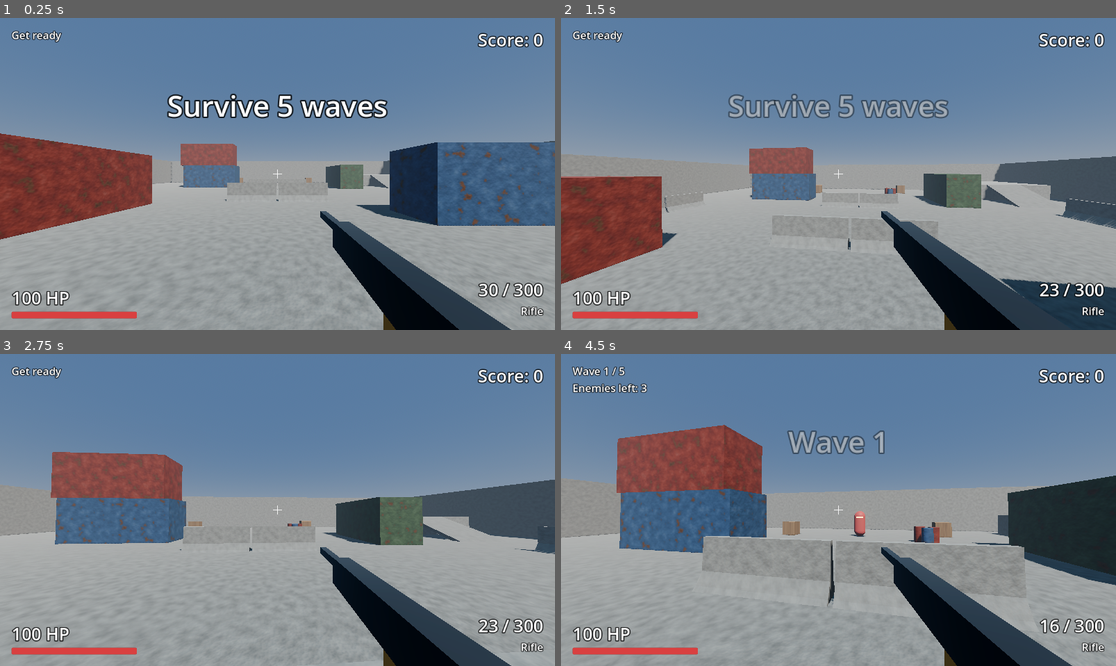
Above: before the commit, frames 1-4 (two rows, left to right).
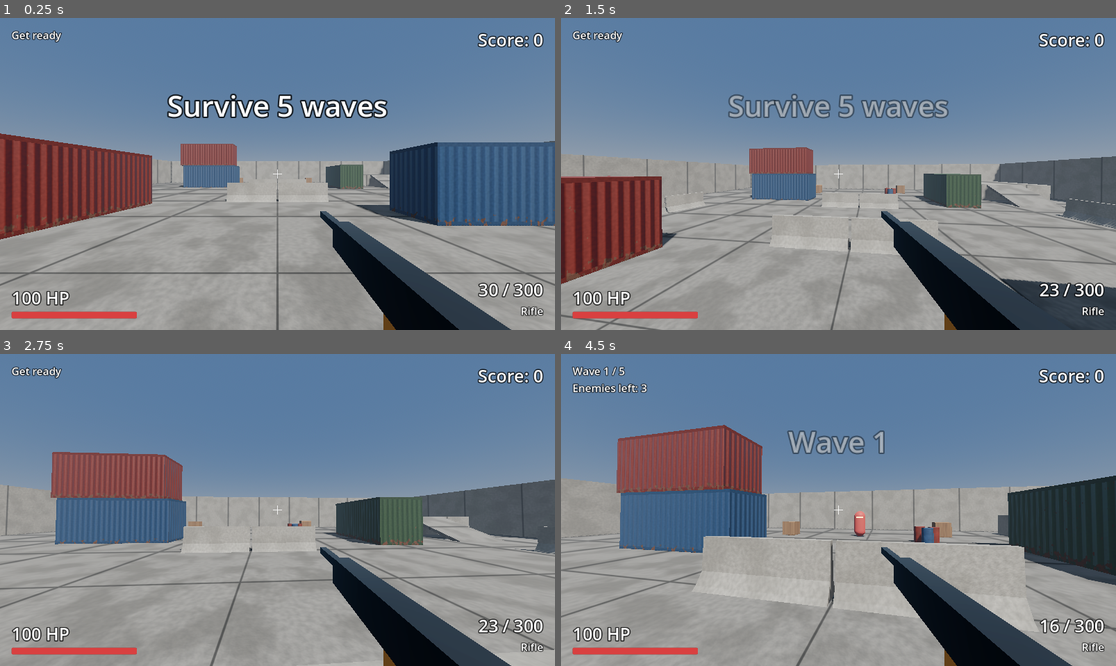
Above: after the commit, the same moments.

Repository: rynxnet/IST-ClubFallGame
Game: Godot game, scene res://scenes/main.tscn
Two runs of this game, one before a commit and one after it. Both use one fixed random seed, a clock stepped at 60 frames per second and the inputs below.
Inputs (mouse positions are in pixels of both pictures, inside the frame that each line leads up to):
- Up to frame 1 (0.25 s): no input
- Up to frame 2 (1.5 s): tap Enter at 0.5 s; move the mouse to (866, 174) at 0.52 s; press the mouse at (866, 174) at 0.53 s; hold W (move_forward) from 0.53 s (still down); tap Space (jump) at 0.77 s; move the mouse to (810, 174) at 1.27 s; release the mouse at (810, 174) at 1.28 s; tap Shift (sprint) at 1.35 s
- Up to frame 3 (2.75 s): keep holding W (move_forward); tap Space (jump) at 1.52 s; move the mouse to (288, 503) at 2.02 s; hold Mouse wheel down (weapon_next) from 2.03 s (still down)
- Up to frame 4 (4.5 s): keep holding W (move_forward); move the mouse to (832, 516) at 2.77 s; release Mouse wheel down (weapon_next) at 2.78 s; tap Mouse wheel up (weapon_prev) at 2.85 s; tap Space (jump) at 3.02, 3.77 s; move the mouse to (877, 513) at 3.52 s; press the mouse at (877, 513) at 3.53 s; move the mouse to (794, 506) at 4.27 s; release the mouse at (794, 506) at 4.28 s; tap Shift (sprint) at 4.35 s

The runs differ from the first frame. In frame 1, 6.7% of the frame differs, in the area x 0-100%, y 37-100%; in frame 2, 6.5%; in frame 3, 4.6%; in frame 4, 8.8%, in the area x 0-100%, y 22-100%.

Commit message:
Concrete and corrugated-steel shaders for the yard
The noise-only materials read as smudges at a distance. Two small
shaders give the yard its real-world cues: concrete with fine grain,
large stains and saw-cut joints (floor slabs, precast wall seams), and
shipping-container steel with corrugated ribs, rails, and rust streaks
pooling at the base. Drums get plain painted steel; barriers get clean
jointless concrete. Ambient light is less sky-blue in shadow.

Co-Authored-By: Claude Opus 5.5 <noreply@anthropic.com>
Claude-Session: https://claude.ai/code/session_01KSrrXJgrBuMUYUwe6hachZ

Diff:
--- /dev/null
+++ b/resources/materials/concrete.gdshader
@@ -0,0 +1,69 @@
+// World-space concrete: fine grain and large stains from one noise texture, plus optional
+// saw-cut joints. World-space so any box size tiles at the same real-world density.
+shader_type spatial;
+
+uniform vec4 base_color : source_color = vec4(0.45, 0.44, 0.42, 1.0);
+uniform vec4 stain_color : source_color = vec4(0.31, 0.3, 0.28, 1.0);
+uniform sampler2D noise_tex : hint_default_white, filter_linear_mipmap_anisotropic, repeat_enable;
+uniform sampler2D normal_tex : hint_normal, filter_linear_mipmap_anisotropic, repeat_enable;
+// Texture repeats per metre.
+uniform float grain_scale = 0.6;
+uniform float stain_scale = 0.06;
+uniform float stain_strength : hint_range(0.0, 1.0) = 0.55;
+uniform float normal_strength = 0.3;
+// Metres between joints along the two in-plane axes (horizontal, then vertical/depth). 0 = none.
+uniform vec2 joint_spacing = vec2(4.0, 4.0);
+uniform float joint_width = 0.008;
+uniform float roughness_base : hint_range(0.0, 1.0) = 0.9;
+
+varying vec3 world_pos;
+varying vec3 world_normal;
+
+void vertex() {
+	world_pos = (MODEL_MATRIX * vec4(VERTEX, 1.0)).xyz;
+	world_normal = normalize((MODEL_MATRIX * vec4(NORMAL, 0.0)).xyz);
+}
+
+float joint_mask(float coord, float spacing) {
+	if (spacing <= 0.0) {
+		return 0.0;
+	}
+	float dist = abs(fract(coord / spacing + 0.5) - 0.5) * spacing;
+	float aa = fwidth(coord) * 1.5;
+	return 1.0 - smoothstep(joint_width, joint_width + aa, dist);
+}
+
+void fragment() {
+	vec3 n = abs(world_normal);
+	vec2 uv;
+	vec3 tangent;
+	vec3 bitangent;
+	if (n.y >= n.x && n.y >= n.z) {
+		uv = world_pos.xz;
+		tangent = vec3(1.0, 0.0, 0.0);
+		bitangent = vec3(0.0, 0.0, 1.0);
+	} else if (n.x >= n.z) {
+		uv = world_pos.zy;
+		tangent = vec3(0.0, 0.0, 1.0);
+		bitangent = vec3(0.0, 1.0, 0.0);
+	} else {
+		uv = world_pos.xy;
+		tangent = vec3(1.0, 0.0, 0.0);
+		bitangent = vec3(0.0, 1.0, 0.0);
+	}
+
+	float grain = texture(noise_tex, uv * grain_scale).r;
+	float stain = smoothstep(0.35, 0.75, texture(noise_tex, uv * stain_scale + vec2(0.37, 0.71)).r);
+	vec3 albedo = base_color.rgb * mix(0.86, 1.12, grain);
+	albedo = mix(albedo, stain_color.rgb, stain * stain_strength);
+
+	float joints = max(joint_mask(uv.x, joint_spacing.x), joint_mask(uv.y, joint_spacing.y));
+	albedo *= 1.0 - 0.55 * joints;
+
+	vec3 nt = texture(normal_tex, uv * grain_scale).xyz * 2.0 - 1.0;
+	vec3 nw = normalize(world_normal + (tangent * nt.x + bitangent * nt.y) * normal_strength);
+	NORMAL = normalize((VIEW_MATRIX * vec4(nw, 0.0)).xyz);
+
+	ALBEDO = albedo;
+	ROUGHNESS = clamp(roughness_base + (grain - 0.5) * 0.1 + joints * 0.1, 0.0, 1.0);
+}
--- /dev/null
+++ b/resources/materials/concrete_barrier.tres
@@ -0,0 +1,20 @@
+[gd_resource type="ShaderMaterial" load_steps=4 format=3]
+
+[ext_resource type="Shader" path="res://resources/materials/concrete.gdshader" id="1_8qdre"]
+[ext_resource type="Texture2D" path="res://resources/materials/noise_grey.tres" id="2_yk6c3"]
+[ext_resource type="Texture2D" path="res://resources/materials/noise_normal.tres" id="3_rnang"]
+
+[resource]
+render_priority = 0
+shader = ExtResource("1_8qdre")
+shader_parameter/base_color = Color(0.6, 0.59, 0.56, 1)
+shader_parameter/stain_color = Color(0.42, 0.41, 0.38, 1)
+shader_parameter/noise_tex = ExtResource("2_yk6c3")
+shader_parameter/normal_tex = ExtResource("3_rnang")
+shader_parameter/grain_scale = 0.9
+shader_parameter/stain_scale = null
+shader_parameter/stain_strength = 0.35
+shader_parameter/normal_strength = null
+shader_parameter/joint_spacing = Vector2(0, 0)
+shader_parameter/joint_width = null
+shader_parameter/roughness_base = null
--- a/resources/materials/concrete_floor.tres
+++ b/resources/materials/concrete_floor.tres
@@ -1,37 +1,20 @@
-[gd_resource type="StandardMaterial3D" load_steps=6 format=3]
+[gd_resource type="ShaderMaterial" load_steps=4 format=3]
 
-[sub_resource type="Gradient" id="Gradient_6jasu"]
-offsets = PackedFloat32Array(0, 0.4, 0.7, 1)
-colors = PackedColorArray(0.34, 0.335, 0.32, 1, 0.42, 0.41, 0.39, 1, 0.46, 0.45, 0.43, 1, 0.51, 0.5, 0.47, 1)
-
-[sub_resource type="FastNoiseLite" id="FastNoiseLite_qmvsy"]
-seed = 11
-frequency = 0.02
-
-[sub_resource type="NoiseTexture2D" id="NoiseTexture2D_iy7mb"]
-seamless = true
-color_ramp = SubResource("Gradient_6jasu")
-noise = SubResource("FastNoiseLite_qmvsy")
-
-[sub_resource type="FastNoiseLite" id="FastNoiseLite_6b6uc"]
-noise_type = 2
-seed = 12
-frequency = 0.08
-fractal_octaves = 2
-
-[sub_resource type="NoiseTexture2D" id="NoiseTexture2D_1a1wc"]
-seamless = true
-as_normal_map = true
-bump_strength = 6.0
-noise = SubResource("FastNoiseLite_6b6uc")
+[ext_resource type="Shader" path="res://resources/materials/concrete.gdshader" id="1_6b6uc"]
+[ext_resource type="Texture2D" path="res://resources/materials/noise_grey.tres" id="2_1a1wc"]
+[ext_resource type="Texture2D" path="res://resources/materials/noise_normal.tres" id="3_4b76x"]
 
 [resource]
-albedo_texture = SubResource("NoiseTexture2D_iy7mb")
-roughness = 0.92
-normal_enabled = true
-normal_scale = 0.6
-normal_texture = SubResource("NoiseTexture2D_1a1wc")
-uv1_scale = Vector3(0.35, 0.35, 0.35)
-uv1_triplanar = true
-uv1_world_triplanar = true
-texture_filter = 5
+render_priority = 0
+shader = ExtResource("1_6b6uc")
+shader_parameter/base_color = Color(0.46, 0.45, 0.43, 1)
+shader_parameter/stain_color = Color(0.3, 0.29, 0.27, 1)
+shader_parameter/noise_tex = ExtResource("2_1a1wc")
+shader_parameter/normal_tex = ExtResource("3_4b76x")
+shader_parameter/grain_scale = null
+shader_parameter/stain_scale = null
+shader_parameter/stain_strength = null
+shader_parameter/normal_strength = null
+shader_parameter/joint_spacing = Vector2(4, 4)
+shader_parameter/joint_width = null
+shader_parameter/roughness_base = null
--- a/resources/materials/concrete_wall.tres
+++ b/resources/materials/concrete_wall.tres
@@ -1,36 +1,20 @@
-[gd_resource type="StandardMaterial3D" load_steps=6 format=3]
+[gd_resource type="ShaderMaterial" load_steps=4 format=3]
 
-[sub_resource type="Gradient" id="Gradient_rtdry"]
-offsets = PackedFloat32Array(0, 0.5, 1)
-colors = PackedColorArray(0.42, 0.41, 0.39, 1, 0.5, 0.49, 0.47, 1, 0.56, 0.55, 0.52, 1)
-
-[sub_resource type="FastNoiseLite" id="FastNoiseLite_ecy5u"]
-seed = 21
-frequency = 0.018
-
-[sub_resource type="NoiseTexture2D" id="NoiseTexture2D_666vo"]
-seamless = true
-color_ramp = SubResource("Gradient_rtdry")
-noise = SubResource("FastNoiseLite_ecy5u")
-
-[sub_resource type="FastNoiseLite" id="FastNoiseLite_tbg80"]
-seed = 22
-frequency = 0.06
-fractal_octaves = 3
-
-[sub_resource type="NoiseTexture2D" id="NoiseTexture2D_33tal"]
-seamless = true
-as_normal_map = true
-bump_strength = 4.0
-noise = SubResource("FastNoiseLite_tbg80")
+[ext_resource type="Shader" path="res://resources/materials/concrete.gdshader" id="1_tbg80"]
+[ext_resource type="Texture2D" path="res://resources/materials/noise_grey.tres" id="2_33tal"]
+[ext_resource type="Texture2D" path="res://resources/materials/noise_normal.tres" id="3_ubmaa"]
 
 [resource]
-albedo_texture = SubResource("NoiseTexture2D_666vo")
-roughness = 0.88
-normal_enabled = true
-normal_scale = 0.4
-normal_texture = SubResource("NoiseTexture2D_33tal")
-uv1_scale = Vector3(0.4, 0.4, 0.4)
-uv1_triplanar = true
-uv1_world_triplanar = true
-texture_filter = 5
+render_priority = 0
+shader = ExtResource("1_tbg80")
+shader_parameter/base_color = Color(0.55, 0.54, 0.51, 1)
+shader_parameter/stain_color = Color(0.4, 0.39, 0.36, 1)
+shader_parameter/noise_tex = ExtResource("2_33tal")
+shader_parameter/normal_tex = ExtResource("3_ubmaa")
+shader_parameter/grain_scale = null
+shader_parameter/stain_scale = null
+shader_parameter/stain_strength = 0.4
+shader_parameter/normal_strength = null
+shader_parameter/joint_spacing = Vector2(4, 0)
+shader_parameter/joint_width = 0.012
+shader_parameter/roughness_base = null
--- /dev/null
+++ b/resources/materials/container.gdshader
@@ -0,0 +1,60 @@
+// Painted corrugated steel for shipping containers, computed in the box's local space so it
+// works on a plain CSGBox3D in either orientation. Ribs run vertically on the walls.
+shader_type spatial;
+
+uniform vec4 paint_color : source_color = vec4(0.12, 0.25, 0.42, 1.0);
+uniform vec4 rust_color : source_color = vec4(0.33, 0.17, 0.08, 1.0);
+uniform sampler2D noise_tex : hint_default_white, filter_linear_mipmap_anisotropic, repeat_enable;
+uniform float rust_amount : hint_range(0.0, 1.0) = 0.22;
+// Metres per corrugation and how strongly the ribs tilt the lighting.
+uniform float rib_pitch = 0.28;
+uniform float rib_depth = 0.55;
+// Box half-height, used to place the top and bottom rails.
+uniform float half_height = 1.295;
+uniform float rail_size = 0.13;
+
+varying vec3 local_pos;
+varying vec3 local_normal;
+
+void vertex() {
+	local_pos = VERTEX;
+	local_normal = NORMAL;
+}
+
+void fragment() {
+	vec3 n = abs(local_normal);
+	bool wall = n.y < 0.5;
+	bool rail = wall && abs(local_pos.y) > half_height - rail_size;
+
+	float u = n.z > n.x ? local_pos.x : local_pos.z;
+	vec3 u_axis = n.z > n.x ? vec3(1.0, 0.0, 0.0) : vec3(0.0, 0.0, 1.0);
+	vec2 uv = wall ? vec2(u, local_pos.y) : local_pos.xz;
+
+	float phase = fract(u / rib_pitch);
+	// Fade the ribs out where they'd shimmer (fewer than ~3 pixels per rib).
+	float fade = 1.0 - smoothstep(0.25, 0.7, fwidth(u) / rib_pitch);
+	float rib_on = (wall && !rail) ? fade : 0.0;
+	float slope = clamp(sin(phase * TAU) * 2.0, -1.0, 1.0) * rib_on;
+	float trough = (0.5 + 0.5 * cos(phase * TAU)) * rib_on;
+
+	float fine = texture(noise_tex, uv * 0.9).r;
+	vec3 paint = paint_color.rgb * mix(0.9, 1.08, fine) * (1.0 - 0.1 * trough);
+	if (rail) {
+		paint *= 0.82;
+	}
+
+	// Patches, plus streaks that run down from the top and pool near the bottom rail.
+	float patches = texture(noise_tex, uv * 0.35 + vec2(0.13, 0.57)).r;
+	float streaks = texture(noise_tex, vec2(uv.x * 1.6, uv.y * 0.12) + vec2(0.61, 0.29)).r;
+	float bottom = 1.0 - smoothstep(-half_height, -half_height + 0.6, local_pos.y);
+	float rust_level = patches * 0.6 + streaks * 0.4 + bottom * 0.25;
+	float rust = smoothstep(1.0 - rust_amount, 1.0 - rust_amount + 0.07, rust_level);
+	vec3 albedo = mix(paint, rust_color.rgb * mix(0.8, 1.15, fine), rust);
+
+	vec3 u_view = normalize((VIEW_MATRIX * MODEL_MATRIX * vec4(u_axis, 0.0)).xyz);
+	NORMAL = normalize(NORMAL - u_view * slope * rib_depth);
+
+	ALBEDO = albedo;
+	METALLIC = mix(0.25, 0.0, rust);
+	ROUGHNESS = mix(0.5, 0.88, rust) + (fine - 0.5) * 0.08;
+}
--- a/resources/materials/container_blue.tres
+++ b/resources/materials/container_blue.tres
@@ -1,39 +1,16 @@
-[gd_resource type="StandardMaterial3D" load_steps=6 format=3]
+[gd_resource type="ShaderMaterial" load_steps=3 format=3]
 
-[sub_resource type="Gradient" id="Gradient_a1n74"]
-offsets = PackedFloat32Array(0, 0.18, 0.26, 0.7, 1)
-colors = PackedColorArray(0.25, 0.13, 0.07, 1, 0.38, 0.2, 0.1, 1, 0.1, 0.22, 0.38, 1, 0.14, 0.28, 0.46, 1, 0.226, 0.352, 0.514, 1)
-
-[sub_resource type="FastNoiseLite" id="FastNoiseLite_ddpje"]
-seed = 41
-frequency = 0.012
-fractal_octaves = 6
-
-[sub_resource type="NoiseTexture2D" id="NoiseTexture2D_yvdkb"]
-seamless = true
-color_ramp = SubResource("Gradient_a1n74")
-noise = SubResource("FastNoiseLite_ddpje")
-
-[sub_resource type="FastNoiseLite" id="FastNoiseLite_jcmnn"]
-noise_type = 2
-seed = 42
-frequency = 0.05
-fractal_octaves = 2
-
-[sub_resource type="NoiseTexture2D" id="NoiseTexture2D_iadft"]
-seamless = true
-as_normal_map = true
-bump_strength = 3.0
-noise = SubResource("FastNoiseLite_jcmnn")
+[ext_resource type="Shader" path="res://resources/materials/container.gdshader" id="1_yvdkb"]
+[ext_resource type="Texture2D" path="res://resources/materials/noise_grey.tres" id="2_jcmnn"]
 
 [resource]
-albedo_texture = SubResource("NoiseTexture2D_yvdkb")
-metallic = 0.35
-roughness = 0.55
-normal_enabled = true
-normal_scale = 0.5
-normal_texture = SubResource("NoiseTexture2D_iadft")
-uv1_scale = Vector3(0.3, 0.3, 0.3)
-uv1_triplanar = true
-uv1_world_triplanar = true
-texture_filter = 5
+render_priority = 0
+shader = ExtResource("1_yvdkb")
+shader_parameter/paint_color = Color(0.11, 0.24, 0.42, 1)
+shader_parameter/rust_color = null
+shader_parameter/noise_tex = ExtResource("2_jcmnn")
+shader_parameter/rust_amount = 0.2
+shader_parameter/rib_pitch = null
+shader_parameter/rib_depth = null
+shader_parameter/half_height = null
+shader_parameter/rail_size = null
--- a/resources/materials/container_green.tres
+++ b/resources/materials/container_green.tres
@@ -1,39 +1,16 @@
-[gd_resource type="StandardMaterial3D" load_steps=6 format=3]
+[gd_resource type="ShaderMaterial" load_steps=3 format=3]
 
-[sub_resource type="Gradient" id="Gradient_ha0ry"]
-offsets = PackedFloat32Array(0, 0.18, 0.26, 0.7, 1)
-colors = PackedColorArray(0.25, 0.13, 0.07, 1, 0.38, 0.2, 0.1, 1, 0.16, 0.26, 0.16, 1, 0.22, 0.33, 0.2, 1, 0.298, 0.397, 0.28, 1)
-
-[sub_resource type="FastNoiseLite" id="FastNoiseLite_gt2q0"]
-seed = 61
-frequency = 0.012
-fractal_octaves = 6
-
-[sub_resource type="NoiseTexture2D" id="NoiseTexture2D_5y0hp"]
-seamless = true
-color_ramp = SubResource("Gradient_ha0ry")
-noise = SubResource("FastNoiseLite_gt2q0")
-
-[sub_resource type="FastNoiseLite" id="FastNoiseLite_0tkqe"]
-noise_type = 2
-seed = 62
-frequency = 0.05
-fractal_octaves = 2
-
-[sub_resource type="NoiseTexture2D" id="NoiseTexture2D_08174"]
-seamless = true
-as_normal_map = true
-bump_strength = 3.0
-noise = SubResource("FastNoiseLite_0tkqe")
+[ext_resource type="Shader" path="res://resources/materials/container.gdshader" id="1_5y0hp"]
+[ext_resource type="Texture2D" path="res://resources/materials/noise_grey.tres" id="2_0tkqe"]
 
 [resource]
-albedo_texture = SubResource("NoiseTexture2D_5y0hp")
-metallic = 0.35
-roughness = 0.55
-normal_enabled = true
-normal_scale = 0.5
-normal_texture = SubResource("NoiseTexture2D_08174")
-uv1_scale = Vector3(0.3, 0.3, 0.3)
-uv1_triplanar = true
-uv1_world_triplanar = true
-texture_filter = 5
+render_priority = 0
+shader = ExtResource("1_5y0hp")
+shader_parameter/paint_color = Color(0.17, 0.28, 0.17, 1)
+shader_parameter/rust_color = null
+shader_parameter/noise_tex = ExtResource("2_0tkqe")
+shader_parameter/rust_amount = 0.3
+shader_parameter/rib_pitch = null
+shader_parameter/rib_depth = null
+shader_parameter/half_height = null
+shader_parameter/rail_size = null
--- a/resources/materials/container_red.tres
+++ b/resources/materials/container_red.tres
@@ -1,39 +1,16 @@
-[gd_resource type="StandardMaterial3D" load_steps=6 format=3]
+[gd_resource type="ShaderMaterial" load_steps=3 format=3]
 
-[sub_resource type="Gradient" id="Gradient_aabll"]
-offsets = PackedFloat32Array(0, 0.18, 0.26, 0.7, 1)
-colors = PackedColorArray(0.25, 0.13, 0.07, 1, 0.38, 0.2, 0.1, 1, 0.42, 0.1, 0.07, 1, 0.55, 0.14, 0.09, 1, 0.595, 0.226, 0.181, 1)
-
-[sub_resource type="FastNoiseLite" id="FastNoiseLite_qyesk"]
-seed = 51
-frequency = 0.012
-fractal_octaves = 6
-
-[sub_resource type="NoiseTexture2D" id="NoiseTexture2D_a6tir"]
-seamless = true
-color_ramp = SubResource("Gradient_aabll")
-noise = SubResource("FastNoiseLite_qyesk")
-
-[sub_resource type="FastNoiseLite" id="FastNoiseLite_oq8sv"]
-noise_type = 2
-seed = 52
-frequency = 0.05
-fractal_octaves = 2
-
-[sub_resource type="NoiseTexture2D" id="NoiseTexture2D_3kcxw"]
-seamless = true
-as_normal_map = true
-bump_strength = 3.0
-noise = SubResource("FastNoiseLite_oq8sv")
+[ext_resource type="Shader" path="res://resources/materials/container.gdshader" id="1_a6tir"]
+[ext_resource type="Texture2D" path="res://resources/materials/noise_grey.tres" id="2_oq8sv"]
 
 [resource]
-albedo_texture = SubResource("NoiseTexture2D_a6tir")
-metallic = 0.35
-roughness = 0.55
-normal_enabled = true
-normal_scale = 0.5
-normal_texture = SubResource("NoiseTexture2D_3kcxw")
-uv1_scale = Vector3(0.3, 0.3, 0.3)
-uv1_triplanar = true
-uv1_world_triplanar = true
-texture_filter = 5
+render_priority = 0
+shader = ExtResource("1_a6tir")
+shader_parameter/paint_color = Color(0.45, 0.1, 0.07, 1)
+shader_parameter/rust_color = null
+shader_parameter/noise_tex = ExtResource("2_oq8sv")
+shader_parameter/rust_amount = 0.26
+shader_parameter/rib_pitch = null
+shader_parameter/rib_depth = null
+shader_parameter/half_height = null
+shader_parameter/rail_size = null
--- /dev/null
+++ b/resources/materials/noise_grey.tres
@@ -0,0 +1,9 @@
+[gd_resource type="NoiseTexture2D" load_steps=2 format=3]
+
+[sub_resource type="FastNoiseLite" id="FastNoiseLite_7f8am"]
+seed = 7
+frequency = 0.02
+
+[resource]
+seamless = true
+noise = SubResource("FastNoiseLite_7f8am")
--- /dev/null
+++ b/resources/materials/noise_normal.tres
@@ -0,0 +1,13 @@
+[gd_resource type="NoiseTexture2D" load_steps=2 format=3]
+
+[sub_resource type="FastNoiseLite" id="FastNoiseLite_0kug7"]
+noise_type = 2
+seed = 8
+frequency = 0.08
+fractal_octaves = 2
+
+[resource]
+seamless = true
+as_normal_map = true
+bump_strength = 6.0
+noise = SubResource("FastNoiseLite_0kug7")
--- /dev/null
+++ b/resources/materials/painted_metal_blue.tres
@@ -0,0 +1,23 @@
+[gd_resource type="StandardMaterial3D" load_steps=4 format=3]
+
+[sub_resource type="Gradient" id="Gradient_jrbgy"]
+offsets = PackedFloat32Array(0, 0.18, 0.26, 0.7, 1)
+colors = PackedColorArray(0.25, 0.13, 0.07, 1, 0.38, 0.2, 0.1, 1, 0.1, 0.22, 0.38, 1, 0.14, 0.28, 0.46, 1, 0.226, 0.352, 0.514, 1)
+
+[sub_resource type="FastNoiseLite" id="FastNoiseLite_xu3hb"]
+seed = 41
+frequency = 0.012
+fractal_octaves = 6
+
+[sub_resource type="NoiseTexture2D" id="NoiseTexture2D_122s7"]
+seamless = true
+color_ramp = SubResource("Gradient_jrbgy")
+noise = SubResource("FastNoiseLite_xu3hb")
+
+[resource]
+albedo_texture = SubResource("NoiseTexture2D_122s7")
+metallic = 0.35
+roughness = 0.55
+uv1_scale = Vector3(0.5, 0.5, 0.5)
+uv1_triplanar = true
+uv1_world_triplanar = true
--- /dev/null
+++ b/resources/materials/painted_metal_green.tres
@@ -0,0 +1,23 @@
+[gd_resource type="StandardMaterial3D" load_steps=4 format=3]
+
+[sub_resource type="Gradient" id="Gradient_dpjgm"]
+offsets = PackedFloat32Array(0, 0.18, 0.26, 0.7, 1)
+colors = PackedColorArray(0.25, 0.13, 0.07, 1, 0.38, 0.2, 0.1, 1, 0.16, 0.26, 0.16, 1, 0.22, 0.33, 0.2, 1, 0.298, 0.397, 0.28, 1)
+
+[sub_resource type="FastNoiseLite" id="FastNoiseLite_8v5g4"]
+seed = 61
+frequency = 0.012
+fractal_octaves = 6
+
+[sub_resource type="NoiseTexture2D" id="NoiseTexture2D_e27ne"]
+seamless = true
+color_ramp = SubResource("Gradient_dpjgm")
+noise = SubResource("FastNoiseLite_8v5g4")
+
+[resource]
+albedo_texture = SubResource("NoiseTexture2D_e27ne")
+metallic = 0.35
+roughness = 0.55
+uv1_scale = Vector3(0.5, 0.5, 0.5)
+uv1_triplanar = true
+uv1_world_triplanar = true
--- /dev/null
+++ b/resources/materials/painted_metal_red.tres
@@ -0,0 +1,23 @@
+[gd_resource type="StandardMaterial3D" load_steps=4 format=3]
+
+[sub_resource type="Gradient" id="Gradient_binuj"]
+offsets = PackedFloat32Array(0, 0.18, 0.26, 0.7, 1)
+colors = PackedColorArray(0.25, 0.13, 0.07, 1, 0.38, 0.2, 0.1, 1, 0.42, 0.1, 0.07, 1, 0.55, 0.14, 0.09, 1, 0.595, 0.226, 0.181, 1)
+
+[sub_resource type="FastNoiseLite" id="FastNoiseLite_3ola1"]
+seed = 51
+frequency = 0.012
+fractal_octaves = 6
+
+[sub_resource type="NoiseTexture2D" id="NoiseTexture2D_4nx5k"]
+seamless = true
+color_ramp = SubResource("Gradient_binuj")
+noise = SubResource("FastNoiseLite_3ola1")
+
+[resource]
+albedo_texture = SubResource("NoiseTexture2D_4nx5k")
+metallic = 0.35
+roughness = 0.55
+uv1_scale = Vector3(0.5, 0.5, 0.5)
+uv1_triplanar = true
+uv1_world_triplanar = true
--- a/scenes/maps/arena.tscn
+++ b/scenes/maps/arena.tscn
@@ -7,6 +7,10 @@
 [ext_resource type="Material" path="res://resources/materials/container_blue.tres" id="5_blue"]
 [ext_resource type="Material" path="res://resources/materials/container_red.tres" id="6_red"]
 [ext_resource type="Material" path="res://resources/materials/container_green.tres" id="7_green"]
+[ext_resource type="Material" path="res://resources/materials/concrete_barrier.tres" id="8_barrier"]
+[ext_resource type="Material" path="res://resources/materials/painted_metal_red.tres" id="9_drum_red"]
+[ext_resource type="Material" path="res://resources/materials/painted_metal_blue.tres" id="10_drum_blue"]
+[ext_resource type="Material" path="res://resources/materials/painted_metal_green.tres" id="11_drum_green"]
 
 [sub_resource type="ProceduralSkyMaterial" id="ProceduralSkyMaterial_sky"]
 sky_top_color = Color(0.22, 0.4, 0.66, 1)
@@ -22,6 +26,9 @@
 [sub_resource type="Environment" id="Environment_main"]
 background_mode = 2
 sky = SubResource("Sky_main")
+ambient_light_source = 3
+ambient_light_color = Color(0.58, 0.58, 0.6, 1)
+ambient_light_sky_contribution = 0.55
 tonemap_mode = 4
 ssao_enabled = true
 ssao_radius = 1.2
@@ -128,56 +135,56 @@
 use_collision = true
 polygon = PackedVector2Array(-0.33, 0, 0.33, 0, 0.25, 0.09, 0.11, 0.36, 0.08, 1.1, -0.08, 1.1, -0.11, 0.36, -0.25, 0.09)
 depth = 2.9
-material = ExtResource("3_wall")
+material = ExtResource("8_barrier")
 
 [node name="BarrierN2" type="CSGPolygon3D" parent="NavigationRegion3D/Barriers"]
 transform = Transform3D(0, 0, 1, 0, 1, 0, -1, 0, 0, 2.95, 0, -4)
 use_collision = true
 polygon = PackedVector2Array(-0.33, 0, 0.33, 0, 0.25, 0.09, 0.11, 0.36, 0.08, 1.1, -0.08, 1.1, -0.11, 0.36, -0.25, 0.09)
 depth = 2.9
-material = ExtResource("3_wall")
+material = ExtResource("8_barrier")
 
 [node name="BarrierS1" type="CSGPolygon3D" parent="NavigationRegion3D/Barriers"]
 transform = Transform3D(0, 0, 1, 0, 1, 0, -1, 0, 0, -0.05, 0, 4)
 use_collision = true
 polygon = PackedVector2Array(-0.33, 0, 0.33, 0, 0.25, 0.09, 0.11, 0.36, 0.08, 1.1, -0.08, 1.1, -0.11, 0.36, -0.25, 0.09)
 depth = 2.9
-material = ExtResource("3_wall")
+material = ExtResource("8_barrier")
 
 [node name="BarrierS2" type="CSGPolygon3D" parent="NavigationRegion3D/Barriers"]
 transform = Transform3D(0, 0, 1, 0, 1, 0, -1, 0, 0, 2.95, 0, 4)
 use_collision = true
 polygon = PackedVector2Array(-0.33, 0, 0.33, 0, 0.25, 0.09, 0.11, 0.36, 0.08, 1.1, -0.08, 1.1, -0.11, 0.36, -0.25, 0.09)
 depth = 2.9
-material = ExtResource("3_wall")
+material = ExtResource("8_barrier")
 
 [node name="BarrierW1" type="CSGPolygon3D" parent="NavigationRegion3D/Barriers"]
 transform = Transform3D(1, 0, 0, 0, 1, 0, 0, 0, 1, -13, 0, -0.05)
 use_collision = true
 polygon = PackedVector2Array(-0.33, 0, 0.33, 0, 0.25, 0.09, 0.11, 0.36, 0.08, 1.1, -0.08, 1.1, -0.11, 0.36, -0.25, 0.09)
 depth = 2.9
-material = ExtResource("3_wall")
+material = ExtResource("8_barrier")
 
 [node name="BarrierW2" type="CSGPolygon3D" parent="NavigationRegion3D/Barriers"]
 transform = Transform3D(1, 0, 0, 0, 1, 0, 0, 0, 1, -13, 0, 2.95)
 use_collision = true
 polygon = PackedVector2Array(-0.33, 0, 0.33, 0, 0.25, 0.09, 0.11, 0.36, 0.08, 1.1, -0.08, 1.1, -0.11, 0.36, -0.25, 0.09)
 depth = 2.9
-material = ExtResource("3_wall")
+material = ExtResource("8_barrier")
 
 [node name="BarrierE1" type="CSGPolygon3D" parent="NavigationRegion3D/Barriers"]
 transform = Transform3D(1, 0, 0, 0, 1, 0, 0, 0, 1, 13, 0, -0.05)
 use_collision = true
 polygon = PackedVector2Array(-0.33, 0, 0.33, 0, 0.25, 0.09, 0.11, 0.36, 0.08, 1.1, -0.08, 1.1, -0.11, 0.36, -0.25, 0.09)
 depth = 2.9
-material = ExtResource("3_wall")
+material = ExtResource("8_barrier")
 
 [node name="BarrierE2" type="CSGPolygon3D" parent="NavigationRegion3D/Barriers"]
 transform = Transform3D(1, 0, 0, 0, 1, 0, 0, 0, 1, 13, 0, 2.95)
 use_collision = true
 polygon = PackedVector2Array(-0.33, 0, 0.33, 0, 0.25, 0.09, 0.11, 0.36, 0.08, 1.1, -0.08, 1.1, -0.11, 0.36, -0.25, 0.09)
 depth = 2.9
-material = ExtResource("3_wall")
+material = ExtResource("8_barrier")
 
 [node name="Props" type="Node3D" parent="NavigationRegion3D"]
 
@@ -223,7 +230,7 @@
 radius = 0.29
 height = 0.88
 sides = 16
-material = ExtResource("6_red")
+material = ExtResource("9_drum_red")
 
 [node name="Drum2" type="CSGCylinder3D" parent="NavigationRegion3D/Props"]
 transform = Transform3D(1, 0, 0, 0, 1, 0, 0, 0, 1, 3.65, 0.44, -11.6)
@@ -231,7 +238,7 @@
 radius = 0.29
 height = 0.88
 sides = 16
-material = ExtResource("6_red")
+material = ExtResource("9_drum_red")
 
 [node name="Drum3" type="CSGCylinder3D" parent="NavigationRegion3D/Props"]
 transform = Transform3D(1, 0, 0, 0, 1, 0, 0, 0, 1, 3.2, 0.44, -11)
@@ -239,7 +246,7 @@
 radius = 0.29
 height = 0.88
 sides = 16
-material = ExtResource("5_blue")
+material = ExtResource("10_drum_blue")
 
 [node name="Drum4" type="CSGCylinder3D" parent="NavigationRegion3D/Props"]
 transform = Transform3D(1, 0, 0, 0, 1, 0, 0, 0, 1, -15, 0.44, 8)
@@ -247,7 +254,7 @@
 radius = 0.29
 height = 0.88
 sides = 16
-material = ExtResource("5_blue")
+material = ExtResource("10_drum_blue")
 
 [node name="Drum5" type="CSGCylinder3D" parent="NavigationRegion3D/Props"]
 transform = Transform3D(1, 0, 0, 0, 1, 0, 0, 0, 1, -15.6, 0.44, 8.5)
@@ -255,7 +262,7 @@
 radius = 0.29
 height = 0.88
 sides = 16
-material = ExtResource("7_green")
+material = ExtResource("11_drum_green")
 
 [node name="Drum6" type="CSGCylinder3D" parent="NavigationRegion3D/Props"]
 transform = Transform3D(1, 0, 0, 0, 1, 0, 0, 0, 1, 16, 0.44, 12)
@@ -263,7 +270,7 @@
 radius = 0.29
 height = 0.88
 sides = 16
-material = ExtResource("6_red")
+material = ExtResource("9_drum_red")
 
 [node name="LoadingDock" type="CSGBox3D" parent="NavigationRegion3D/Props"]
 transform = Transform3D(1, 0, 0, 0, 1, 0, 0, 0, 1, 14, 0.75, -14)
Not shown, added: resources/materials/concrete.gdshader.uid
Not shown, added: resources/materials/container.gdshader.uid
Not shown: 1 places in scenes/maps/arena.tscn that only renumber resources
